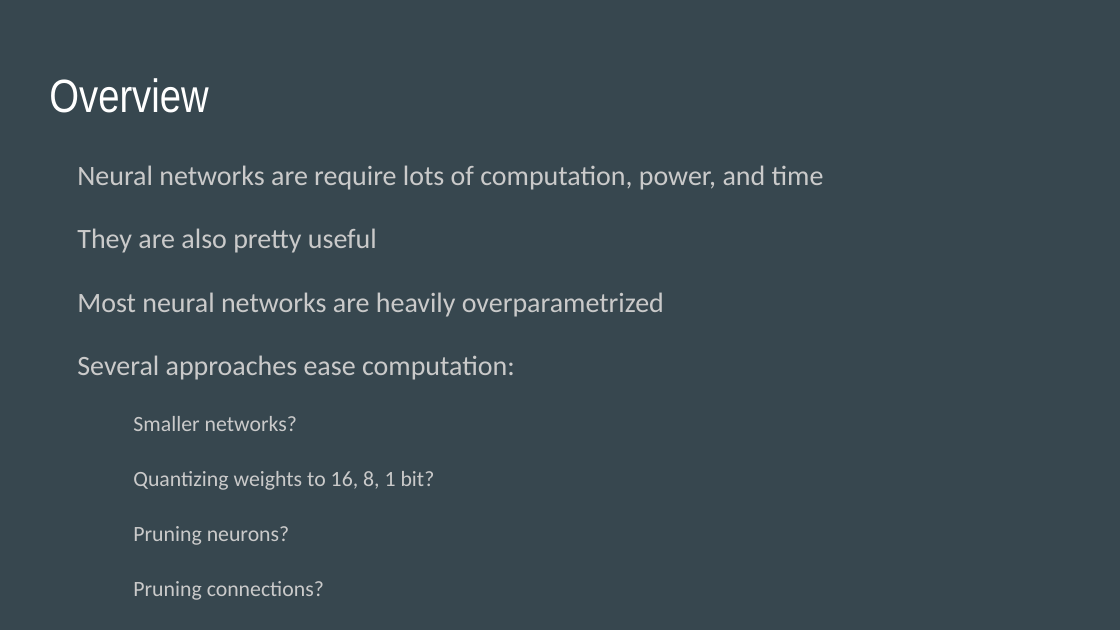
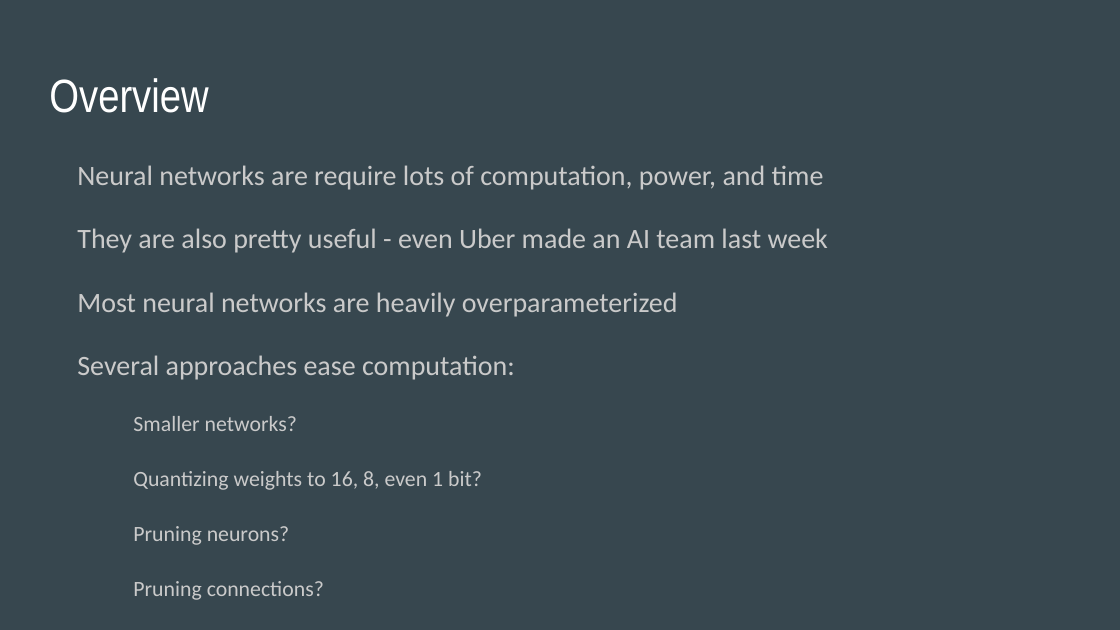
Before and after one commit to MihailoIsakov/0xDEADBEEF_-Fa16_-EC551-_-Project, a slide deck: slide 3 of pres.pptx. Drawn at 1120x630 pixels with LibreOffice and Linux fonts; fonts in the diff are those of the drawing. Boxes give left, top, right and bottom in pixels: in the first picture for what was removed or moved away, otherwise in the second. Text is boxed around its words. In the diff, an @@ line names an element or a change of style, - is before the commit and + after.

```diff
--- a/pres.pptx
+++ b/pres.pptx
@@ text at <box>77,228,828,317</box>: text changed @@
-They are also pretty useful
-Most neural networks are heavily overparametrized
+They are also pretty useful - even Uber made an AI team last week
+Most neural networks are heavily overparameterized
@@ text at <box>133,471,482,490</box>: text changed @@
-  Quantizing weights to 16, 8, 1 bit?
+  Quantizing weights to 16, 8, even 1 bit?
```
Also in this commit, not shown: 2 other slides changed, 2 slides added.
